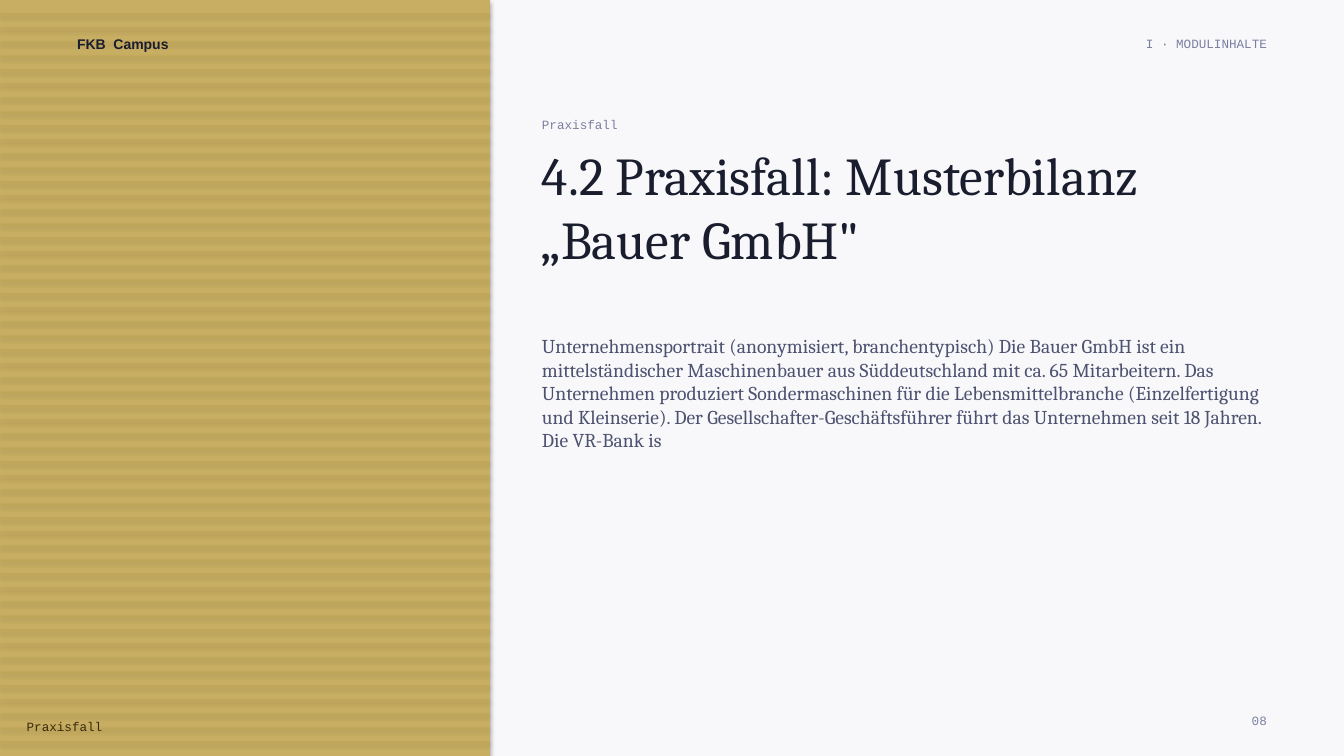
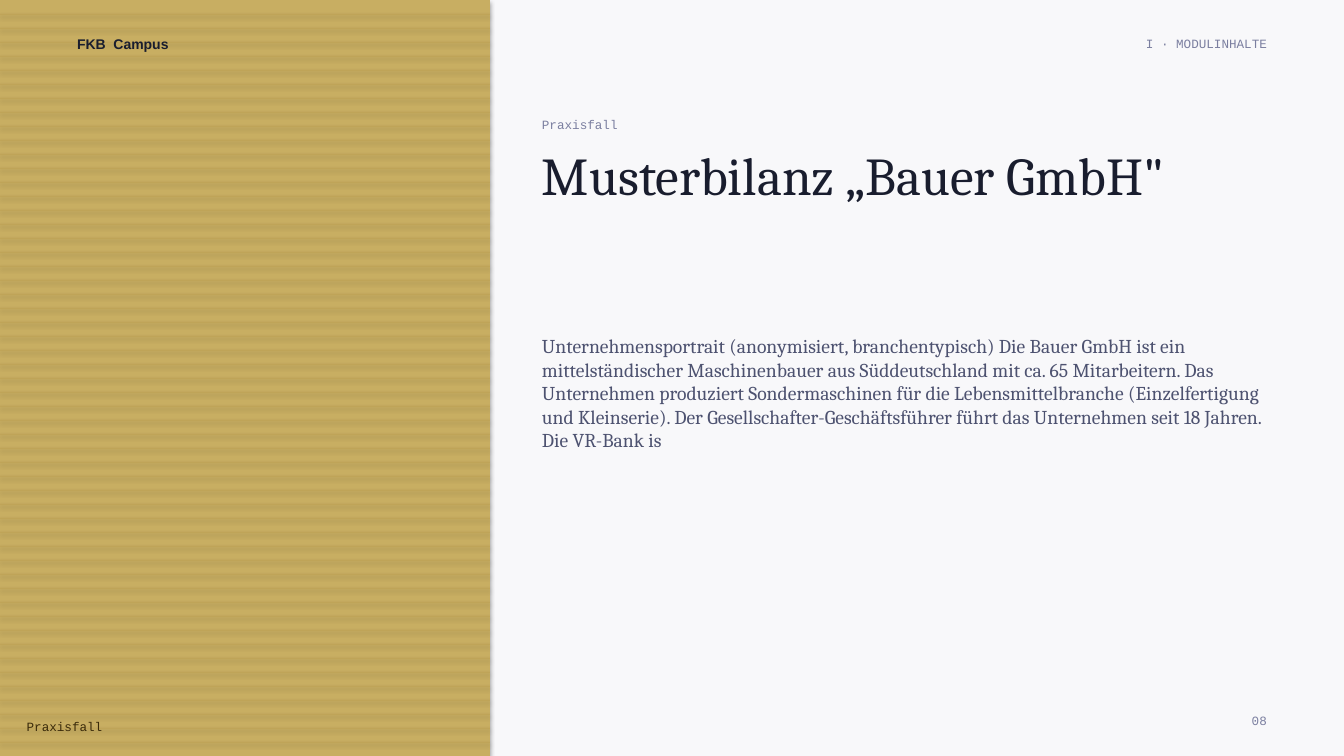
Before and after one commit to ck5rqc47pr-byte/firmenkundenakademie-online, a slide deck: slide 8 of public/downloads/praesentation/M01.pptx. Drawn at 1344x756 pixels with LibreOffice and Linux fonts; fonts in the diff are those of the drawing. Boxes give left, top, right and bottom in pixels: in the first picture for what was removed or moved away, otherwise in the second. Text is boxed around its words. In the diff, an @@ line names an element or a change of style, - is before the commit and + after.

```diff
--- a/public/downloads/praesentation/M01.pptx
+++ b/public/downloads/praesentation/M01.pptx
@@ text at bbox=[542, 158, 1165, 202]: text changed @@
-4.2 Praxisfall: Musterbilanz „Bauer GmbH"
+Musterbilanz „Bauer GmbH"
```
Also in this commit, not shown: 10 other slides changed, 1 other file.
